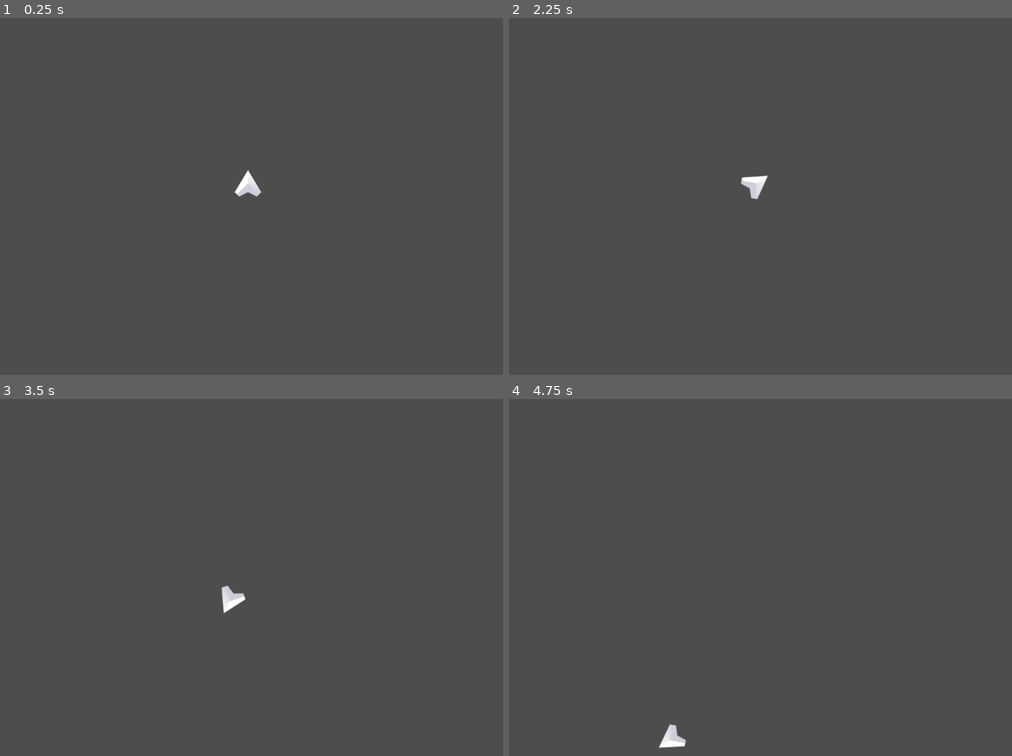
Above: before the commit, frames 1-4 (two rows, left to right).
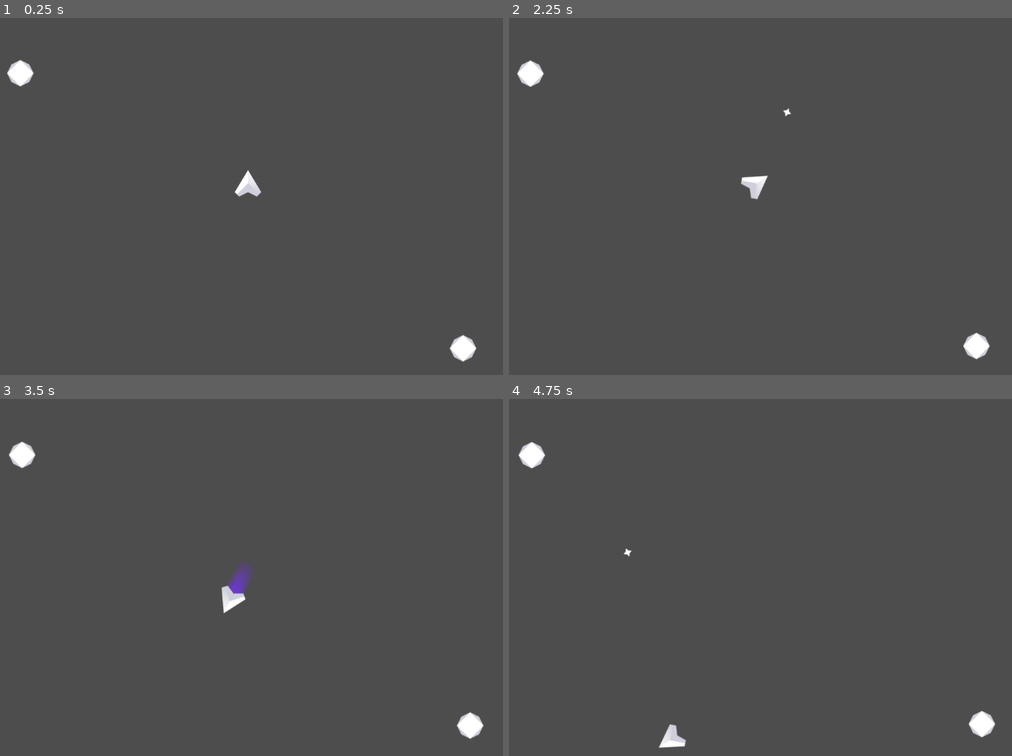
Above: after the commit, the same moments.

Repository: jtlung/Space-Shooter
Game: Godot game, scene res://game.tscn
Two runs of this game, one before a commit and one after it. Both use one fixed random seed, a clock stepped at 60 frames per second and the inputs below.
Inputs:
- Up to frame 1 (0.25 s): no input
- Up to frame 2 (2.25 s): tap Enter at 0.5 s; hold D (Right) 0.53-1.28 s; tap Space (Shoot, bound only after the commit) at 0.6, 1.35, 2.1 s; hold A (Left) 1.28-2.03 s; hold D (Right) from 2.03 s (still down)
- Up to frame 3 (3.5 s): release D (Right) at 2.78 s; hold W (Forward) from 2.78 s (still down); tap Space (Shoot, bound only after the commit) at 2.85 s
- Up to frame 4 (4.75 s): release W (Forward) at 3.53 s; hold A (Left) from 3.53 s (still down); tap Space (Shoot, bound only after the commit) at 3.6, 4.35 s

The runs differ from the first frame. In frame 1, 0.5% of the frame differs, in the area x 1-95%, y 11-97%; in frame 2, 0.6%; in frame 3, 0.8%, in the area x 1-97%, y 11-96%; in frame 4, 0.6%.
Error after the commit: Parse Error: Unexpected "Identifier" in class body. (res://global.gd:9)

Commit message:
completed part 2

Diff:
--- /dev/null
+++ b/Asteroid/Asteroid.gd
@@ -0,0 +1,11 @@
+extends CharacterBody2D
+
+var initial_speed = 30.0
+
+func _ready():
+	velocity = Vector2(0,initial_speed*randf()).rotated(2*PI*randf())
+
+func _physics_process(_delta):
+	move_and_slide()
+	position.x = wrapf(position.x,0,1152)
+	position.y = wrapf(position.y,0,648)
--- /dev/null
+++ b/Asteroid/asteroid.tscn
@@ -0,0 +1,13 @@
+[gd_scene load_steps=3 format=3 uid="uid://s16cn882og8c"]
+
+[ext_resource type="Script" path="res://Asteroid/Asteroid.gd" id="1_1jfup"]
+[ext_resource type="Texture2D" uid="uid://dqx3yq45ymmbl" path="res://Assets/Meteor.png" id="2_c5p1c"]
+
+[node name="Asteroid" type="CharacterBody2D"]
+script = ExtResource("1_1jfup")
+
+[node name="Sprite2D" type="Sprite2D" parent="."]
+texture = ExtResource("2_c5p1c")
+
+[node name="CollisionPolygon2D" type="CollisionPolygon2D" parent="."]
+polygon = PackedVector2Array(21, -17.3, 21, -14.3, 29.1, 4, 26.3, 4, 20.3, 18, 18.6, 18, 2.6, 28, -2.5, 28, -21, 17.1, -21, 14.3, -29.1, -4, -26.2, -4, -17.2, -21, -14.5, -21, -4, -26.2, -4, -29.2)
--- /dev/null
+++ b/Player/Bullet.gd
@@ -0,0 +1,23 @@
+extends Area2D
+
+
+var speed = 10.0
+var damage = 1.0
+var velocity = Vector2.ZERO
+
+
+func _ready():
+	velocity = Vector2(0,-speed).rotated(rotation)
+
+
+# Called every frame. 'delta' is the elapsed time since the previous frame.
+func _process(_delta):
+	position = position+velocity
+
+
+func _on_body_entered(_body):
+	queue_free()
+
+
+func _on_timer_timeout():
+	queue_free()
--- a/Player/Player.gd
+++ b/Player/Player.gd
@@ -3,17 +3,32 @@
 var speed = 5
 var rotate_speed = .08
 var maxspeed = 400
+var nose = Vector2(0,-60)
+var Bullet = load("res://Player/bullet.tscn")
 
-func _physics_process(delta):
+func get_input():
+	var to_return = Vector2.ZERO
+	$Exhaust.hide()
+	if Input.is_action_pressed("Forward"):
+		to_return += Vector2(0,-1)
+		$Exhaust.show()
 	if Input.is_action_pressed("Left"):
 		rotation -= rotate_speed
 	if Input.is_action_pressed("Right"):
 		rotation += rotate_speed
-	if Input.is_action_pressed("Forward"):
-		velocity = velocity+Vector2(0,-speed).rotated(rotation)
+	return to_return.rotated(rotation)
 
+func _physics_process(_delta):
+	velocity += get_input()*speed
+	velocity = velocity.normalized()*clamp(velocity.length(),0,maxspeed)
 	position.x = wrapf(position.x,0,1152)
 	position.y = wrapf(position.y,0,648)
-	velocity = velocity.normalized() * clamp(velocity.length(),0,maxspeed)
 	print(velocity.length())
 	move_and_slide()
+	if Input.is_action_just_pressed("Shoot"):
+		var bullet = Bullet.instantiate()
+		bullet.position = position +nose.rotated(rotation)
+		bullet.rotation = rotation
+		var Effects = get_node_or_null("/root/Game/Effects")
+		if Effects != null:
+			Effects.add_child(bullet)
--- /dev/null
+++ b/Player/bullet.tscn
@@ -0,0 +1,24 @@
+[gd_scene load_steps=4 format=3 uid="uid://bs1ylxd1n5mux"]
+
+[ext_resource type="Script" path="res://Player/Bullet.gd" id="1_dwik8"]
+[ext_resource type="Texture2D" uid="uid://cpg8lujy77ho5" path="res://Assets/Bullet.png" id="2_wkjmv"]
+
+[sub_resource type="CircleShape2D" id="CircleShape2D_8q3s5"]
+radius = 12.0
+
+[node name="Bullet" type="Area2D"]
+script = ExtResource("1_dwik8")
+
+[node name="Sprite2D" type="Sprite2D" parent="."]
+texture = ExtResource("2_wkjmv")
+
+[node name="CollisionShape2D" type="CollisionShape2D" parent="."]
+shape = SubResource("CircleShape2D_8q3s5")
+
+[node name="Timer" type="Timer" parent="."]
+wait_time = 2.0
+one_shot = true
+autostart = true
+
+[connection signal="body_entered" from="." to="." method="_on_body_entered"]
+[connection signal="timeout" from="Timer" to="." method="_on_timer_timeout"]
--- /dev/null
+++ b/Player/player.tscn
@@ -0,0 +1,21 @@
+[gd_scene load_steps=4 format=3 uid="uid://d3kre313jl7ue"]
+
+[ext_resource type="Script" path="res://Player/Player.gd" id="1_xo2i4"]
+[ext_resource type="Texture2D" uid="uid://cg50ox4jyv1ki" path="res://Assets/Exhaust.png" id="2_t7g2v"]
+[ext_resource type="Texture2D" uid="uid://dpn3051x02i68" path="res://Assets/Player.png" id="3_jume5"]
+
+[node name="Player" type="CharacterBody2D"]
+position = Vector2(512, 300)
+script = ExtResource("1_xo2i4")
+metadata/_edit_group_ = true
+
+[node name="Exhaust" type="Sprite2D" parent="."]
+visible = false
+position = Vector2(0, 50)
+texture = ExtResource("2_t7g2v")
+
+[node name="Sprite2D" type="Sprite2D" parent="."]
+texture = ExtResource("3_jume5")
+
+[node name="CollisionPolygon2D" type="CollisionPolygon2D" parent="."]
+polygon = PackedVector2Array(5, -25.2, 5, -22.5, 28.3, 17, 27.2, 19, 25.9, 19, 17.9, 28, 13.6, 28, -0.700001, 21.7, -19, 29, -19, 25.9, -28, 17.9, -28, 14.4, -3, -25.6, -3, -29.2)
--- a/game.tscn
+++ b/game.tscn
@@ -1,17 +1,18 @@
 [gd_scene load_steps=3 format=3 uid="uid://die1ydhyglsig"]
 
-[ext_resource type="Script" path="res://Player/Player.gd" id="1_0tyfx"]
-[ext_resource type="Texture2D" uid="uid://dpn3051x02i68" path="res://Assets/Player.png" id="1_ns60t"]
+[ext_resource type="PackedScene" uid="uid://d3kre313jl7ue" path="res://Player/player.tscn" id="1_wrj3d"]
+[ext_resource type="PackedScene" uid="uid://s16cn882og8c" path="res://Asteroid/asteroid.tscn" id="2_xqvt7"]
 
 [node name="Game" type="Node2D"]
 
-[node name="Player" type="CharacterBody2D" parent="."]
-position = Vector2(512, 300)
-script = ExtResource("1_0tyfx")
-metadata/_edit_group_ = true
+[node name="Player" parent="." instance=ExtResource("1_wrj3d")]
 
-[node name="Sprite2D" type="Sprite2D" parent="Player"]
-texture = ExtResource("1_ns60t")
+[node name="Asteroid_Container" type="Node2D" parent="."]
 
-[node name="CollisionPolygon2D" type="CollisionPolygon2D" parent="Player"]
-polygon = PackedVector2Array(5, -25.2, 5, -22.5, 28.3, 17, 27.2, 19, 25.9, 19, 17.9, 28, 13.6, 28, -0.700001, 21.7, -19, 29, -19, 25.9, -28, 17.9, -28, 14.4, -3, -25.6, -3, -29.2)
+[node name="Asteroid" parent="Asteroid_Container" instance=ExtResource("2_xqvt7")]
+position = Vector2(100, 100)
+
+[node name="Asteroid2" parent="Asteroid_Container" instance=ExtResource("2_xqvt7")]
+position = Vector2(900, 600)
+
+[node name="Effects" type="Node2D" parent="."]
--- a/global.gd
+++ b/global.gd
@@ -1,6 +1,9 @@
 extends Node
 
+func _ready():
+	randomize()
 # Called every frame. 'delta' is the elapsed time since the previous frame.
-func _process(delta):
+func _process(_delta):
 	if Input.is_action_pressed("Quit"):
 		get_tree().quit()
+r
--- a/project.godot
+++ b/project.godot
@@ -41,3 +41,8 @@
 "events": [Object(InputEventKey,"resource_local_to_scene":false,"resource_name":"","device":-1,"window_id":0,"alt_press …(182 unchanged characters)…
 ]
 }
+Shoot={
+"deadzone": 0.5,
+"events": [Object(InputEventKey,"resource_local_to_scene":false,"resource_name":"","device":-1,"window_id":0,"alt_pressed":false,"shift_pressed":false,"ctrl_pressed":false,"meta_pressed":false,"pressed":false,"keycode":0,"physical_keycode":32,"key_label":0,"unicode":32,"echo":false,"script":null)
+]
+}
